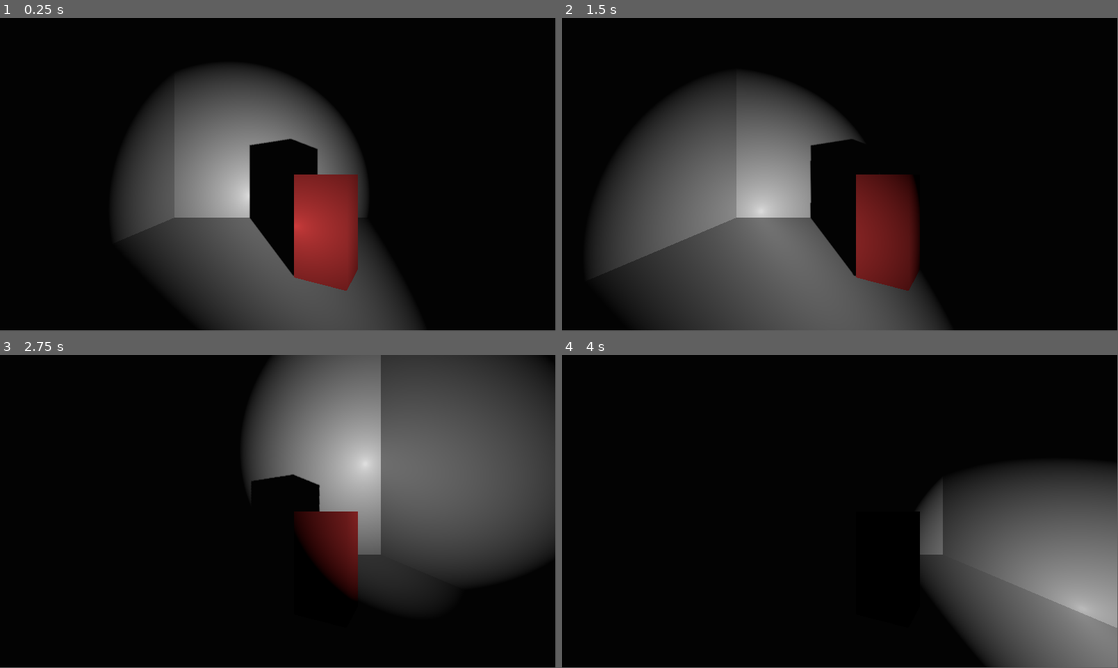
Above: before the commit, frames 1-4 (two rows, left to right).
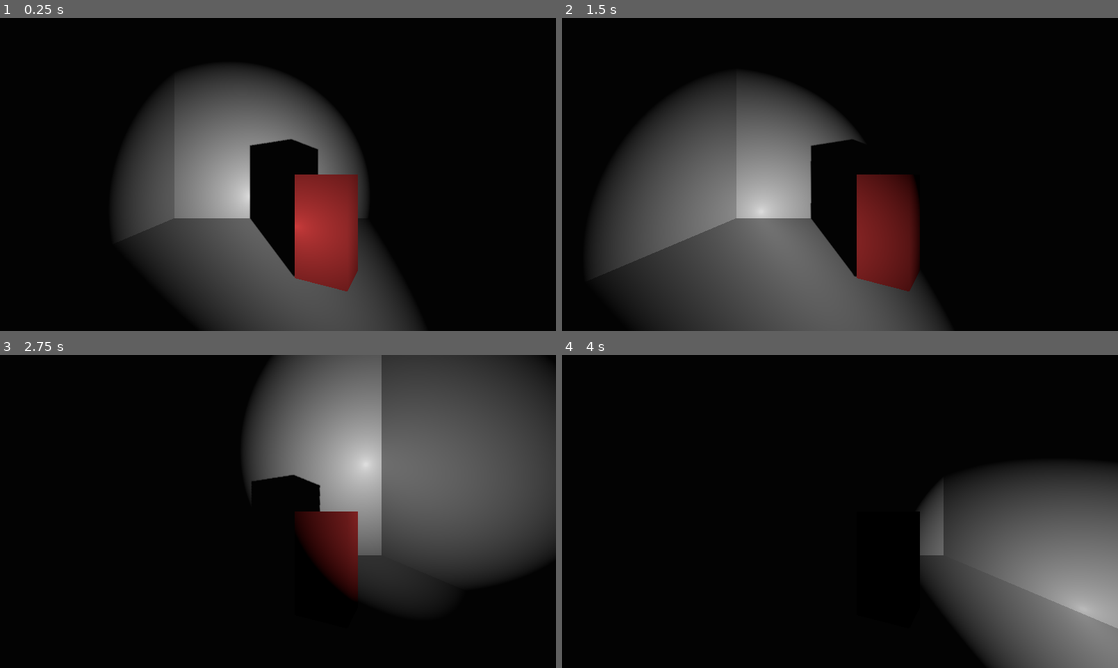
Above: after the commit, the same moments.

Repository: kjgilchrist/monsters-hate-ketchup
Game: Godot game, scene res://levels/level1.tscn
The game is run twice, just before and just after one commit, with the same random seed, the same clock (stepped at 60 frames per second) and the same inputs.
Inputs (mouse positions are in pixels of both pictures, inside the frame that each line leads up to):
- Up to frame 1 (0.25 s): no input
- Up to frame 2 (1.5 s): tap Enter at 0.5 s; move the mouse to (962, 158) at 0.52 s; press the mouse at (962, 158) at 0.53 s; hold Right (ui_right) 0.53-1.28 s; tap Space at 1.25 s; move the mouse to (728, 190) at 1.27 s; release the mouse at (728, 190) at 1.28 s; hold Down (ui_down) from 1.28 s (still down); click (728, 190) at 1.35 s
- Up to frame 3 (2.75 s): tap Enter at 2 s; move the mouse to (333, 442) at 2.02 s; release Down (ui_down) at 2.03 s; press the mouse at (333, 442) at 2.03 s; hold Right (ui_right) from 2.03 s (still down)
- Up to frame 4 (4 s): tap Space at 2.75 s; move the mouse to (812, 574) at 2.77 s; release Right (ui_right) at 2.78 s; release the mouse at (812, 574) at 2.78 s; hold Up (ui_up) 2.78-3.53 s; click (812, 574) at 2.85 s; tap Enter at 3.5 s; move the mouse to (1006, 558) at 3.52 s; press the mouse at (1006, 558) at 3.53 s; hold Left (ui_left) from 3.53 s (still down)
In our replay, the window is 799x449 before the commit and 800x450 after it. These sizes can differ from the game's own. Grey fills any space a smaller window leaves; there, only what the larger window draws over its background counts as a difference.

The runs differ from the first frame. In frame 1, 0.2% of the frame differs, in the area x 28-76%, y 38-100%; in frame 2, 0.3%, in the area x 10-70%, y 39-100%; in frame 3, 0.2%; in frame 4, 0.2%.

Commit message:
Various small tweaks

Diff:
--- a/MonstersHateKetchup/project.godot
+++ b/MonstersHateKetchup/project.godot
@@ -16,8 +16,8 @@
 
 [display]
 
-window/size/width=1920
-window/size/height=1080
+window/size/width=1280
+window/size/height=720
 
 [gui]
 
--- a/MonstersHateKetchup/scripts/Global.gd
+++ b/MonstersHateKetchup/scripts/Global.gd
@@ -3,7 +3,6 @@
 
 # Whatever variables to be kept between scenes.
 var parent_clock
-var babysitter_anger
 var score
 
 
--- a/MonstersHateKetchup/scripts/Level.gd
+++ b/MonstersHateKetchup/scripts/Level.gd
@@ -21,7 +21,7 @@
 			$FlashLight.look_at(ScreenPointToRay(), Vector3.UP)
 	if event.is_action_pressed("click"):
 			if Input.get_mouse_mode() == Input.MOUSE_MODE_VISIBLE:
-				Input.set_mouse_mode(Input.MOUSE_MODE_CAPTURED)
+				Input.set_mouse_mode(Input.MOUSE_MODE_CONFINED)
 	get_tree().set_input_as_handled()
 
 func ScreenPointToRay():
--- a/MonstersHateKetchup/scripts/Portal.gd
+++ b/MonstersHateKetchup/scripts/Portal.gd
@@ -1,18 +1,11 @@
-tool
-
-extends Area2D
+extends Area2D # Must extend HUD root node.
 
 
-export(String, FILE) var next_scene_path = ""
-
-
-func _get_configuration_warning() -> String:
-	if next_scene_path == "":
-		return "Error: Portal Path not set"
-	else:
-		return ""
+export var dir = ""
 
 
 func _on_Portal_body_entered(body):
-	if get_tree().change_scene(next_scene_path) != OK:
-		print("Error: Unavailable Scene")
+	if dir == "":
+		print("Error: Direction not set.")
+	else:
+		emit_signal(dir)
